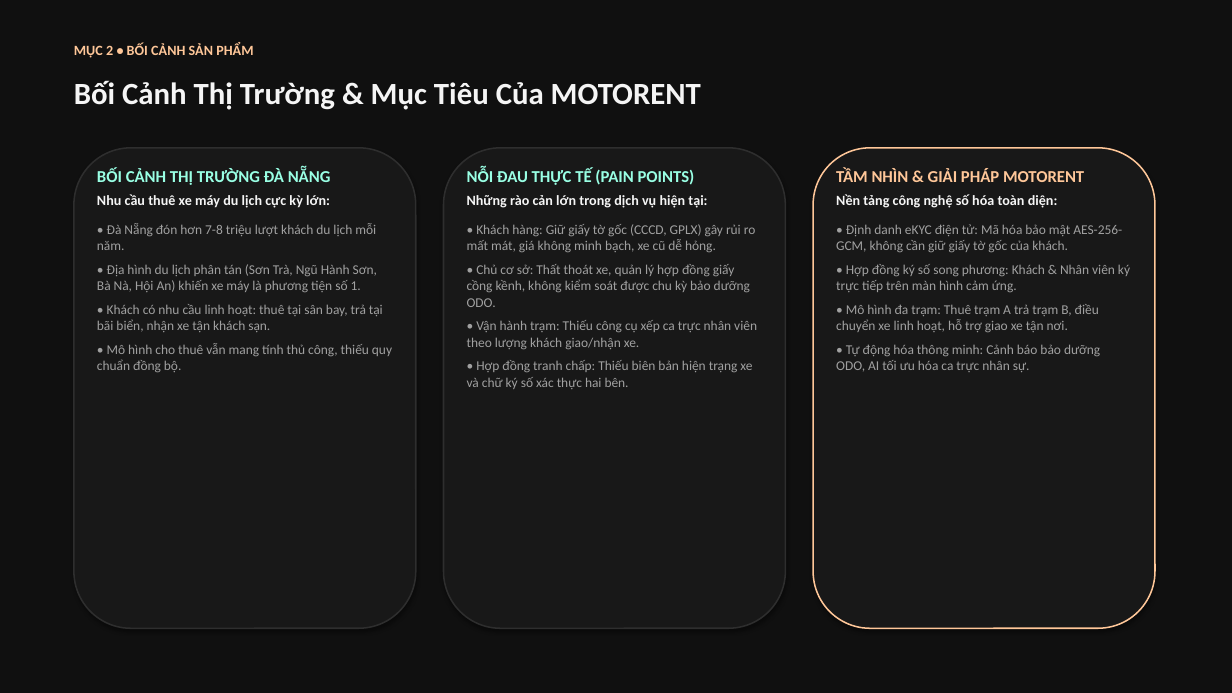
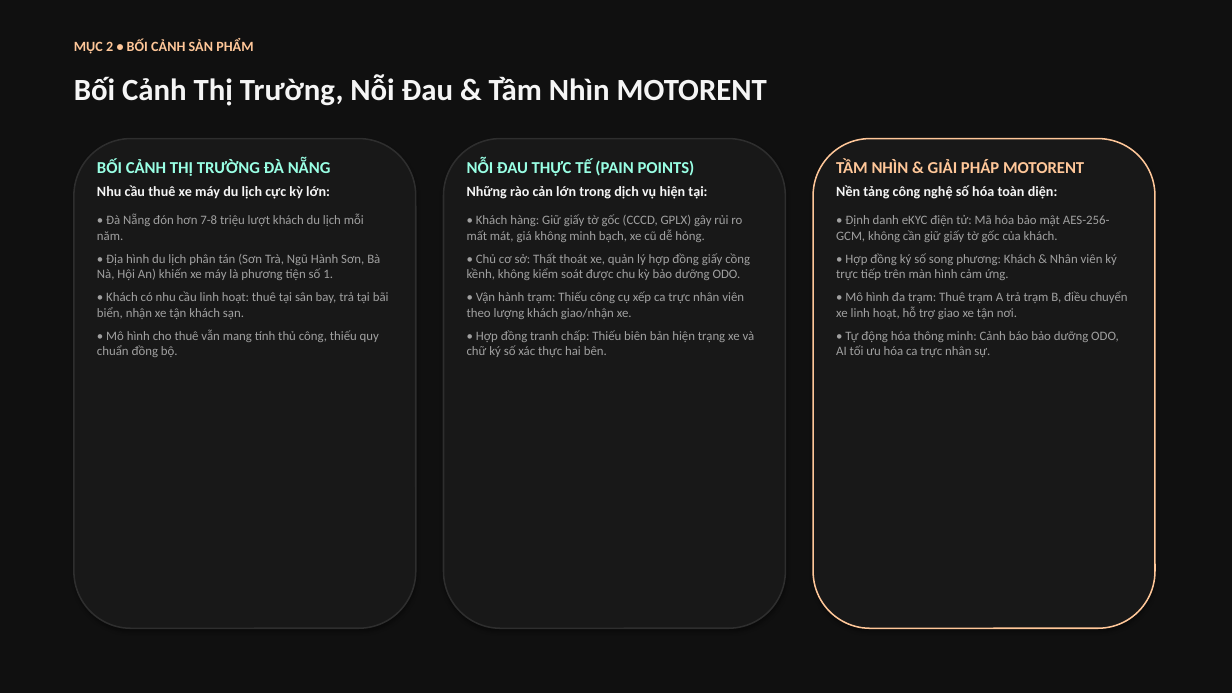
Before and after one commit to Hoang-124/Motorent, a slide deck: slide 4 of docs/MOTORENT_SWP391_Slide_Trinh_Bay.pptx. Drawn at 1232x693 pixels with LibreOffice and Linux fonts; fonts in the diff are those of the drawing. Boxes give left, top, right and bottom in pixels: in the first picture for what was removed or moved away, otherwise in the second. Text is boxed around its words. In the diff, an @@ line names an element or a change of style, - is before the commit and + after.

```diff
--- a/docs/MOTORENT_SWP391_Slide_Trinh_Bay.pptx
+++ b/docs/MOTORENT_SWP391_Slide_Trinh_Bay.pptx
@@ text "MỤC 2 • BỐI CẢNH ...": place and size @@
-text "MỤC 2 • BỐI CẢNH ..." at bbox=[74, 43, 253, 58]
+text "MỤC 2 • BỐI CẢNH ..." at bbox=[74, 39, 253, 54]
@@ text at bbox=[74, 74, 767, 106]: text changed @@
-Bối Cảnh Thị Trường & Mục Tiêu Của MOTORENT
+Bối Cảnh Thị Trường, Nỗi Đau & Tầm Nhìn MOTORENT
@@ rounded rectangle: place and size @@
-rounded rectangle at bbox=[74, 148, 416, 628]
+rounded rectangle at bbox=[74, 139, 416, 628]
@@ rounded rectangle: place and size @@
-rounded rectangle at bbox=[444, 148, 786, 628]
+rounded rectangle at bbox=[444, 139, 786, 628]
@@ rounded rectangle: place and size @@
-rounded rectangle at bbox=[813, 148, 1155, 628]
+rounded rectangle at bbox=[813, 139, 1155, 628]
@@ text "BỐI CẢNH THỊ TRƯỜNG ĐÀ ...": place and size @@
-text "BỐI CẢNH THỊ TRƯỜNG ĐÀ ..." at bbox=[97, 169, 392, 372]
+text "BỐI CẢNH THỊ TRƯỜNG ĐÀ ..." at bbox=[97, 160, 389, 357]
@@ text "NỖI ĐAU THỰC TẾ (PAIN ...": place and size @@
-text "NỖI ĐAU THỰC TẾ (PAIN ..." at bbox=[467, 169, 757, 389]
+text "NỖI ĐAU THỰC TẾ (PAIN ..." at bbox=[467, 160, 755, 357]
@@ text "TẦM NHÌN & GIẢI PHÁP ...": place and size @@
-text "TẦM NHÌN & GIẢI PHÁP ..." at bbox=[836, 169, 1130, 372]
+text "TẦM NHÌN & GIẢI PHÁP ..." at bbox=[836, 160, 1128, 357]
@@ text at bbox=[97, 214, 389, 357]: size 10.5 to 10 pt in "• Đà Nẵng đón hơn 7-8 triệu ...", "• Địa hình du lịch phân tán ...", "• Khách có nhu cầu linh hoạt: ...", "• Mô hình cho thuê vẫn mang ..." @@
@@ text at bbox=[467, 214, 755, 357]: size 10.5 to 10 pt in "• Khách hàng: Giữ giấy tờ gốc ...", "• Chủ cơ sở: Thất thoát xe, ...", "• Vận hành trạm: Thiếu công cụ ...", "• Hợp đồng tranh chấp: Thiếu biên ..." @@
@@ text at bbox=[836, 215, 1128, 357]: size 10.5 to 10 pt in "• Định danh eKYC điện tử: Mã ...", "• Hợp đồng ký số song phương: ...", "• Mô hình đa trạm: Thuê trạm ...", "• Tự động hóa thông minh: Cảnh ..." @@
```
Also in this commit, not shown: 11 other slides changed, 1 slide added, 1 slide removed, 12 other files.
